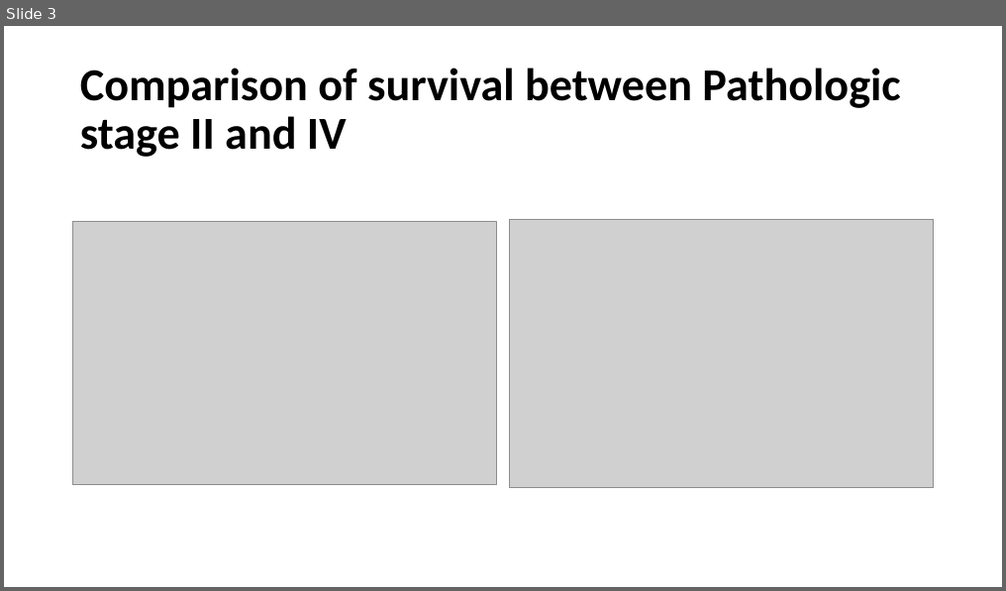
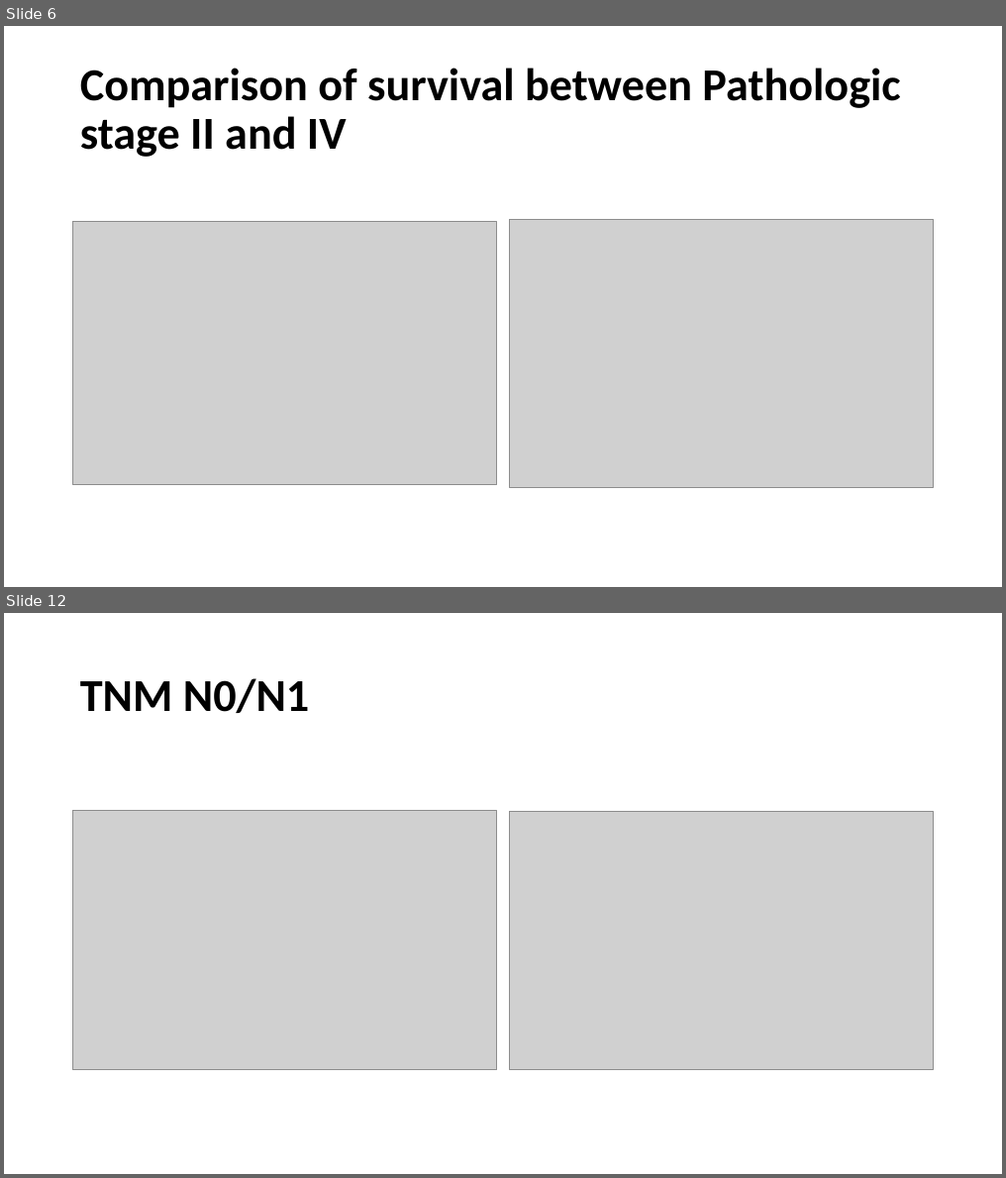
Before and after one commit to rwandarwacu1/Msc_thesis_survival, a slide deck: SURVIVAL RATIO PLOTS_For survey.pptx. Shown one above the other, each under a label of ours: slide 3 before the commit, slides 6 and 12 after it; the slides between them are not shown. The pictures are 1006x591 and 1006x1178 pixels, drawn with LibreOffice and Linux fonts; fonts in the diff are those of the drawing; grey boxes stand for pictures. Boxes give left, top, right and bottom in pixels: in the first picture for what was removed or moved away, otherwise in the second. Text is boxed around its words. In the diff, an @@ line names an element or a change of style, - is before the commit and + after.

```diff
--- a/SURVIVAL RATIO PLOTS_For survey.pptx
+++ b/SURVIVAL RATIO PLOTS_For survey.pptx
@@ slide 12 added at [4, 613, 1002, 1174], background #FFFFFF @@
@@ title added at [80, 678, 309, 713], 44 pt, text #000000, bold @@
+TNM N0/N1
@@ picture added at [73, 811, 497, 1070] @@
@@ picture added at [509, 811, 934, 1069] @@
@@ what was slide 3 is now slide 6 @@
```
Also in this commit, not shown: 3 slides changed, 9 other slides added, 3 other files.
